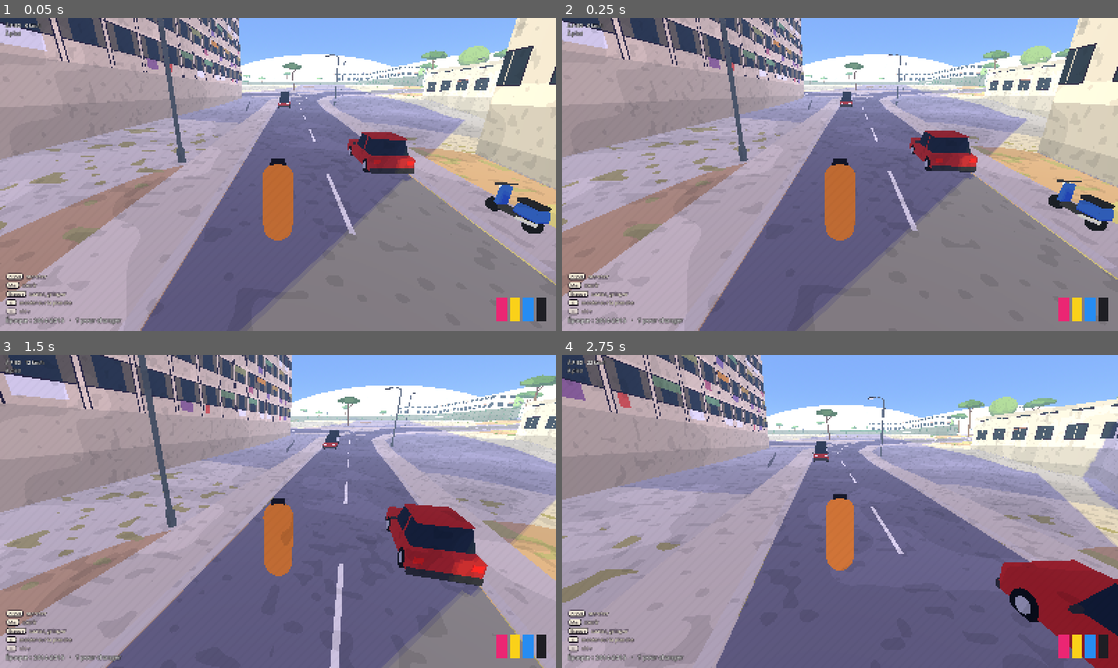
Above: before the commit, frames 1-4 (two rows, left to right).
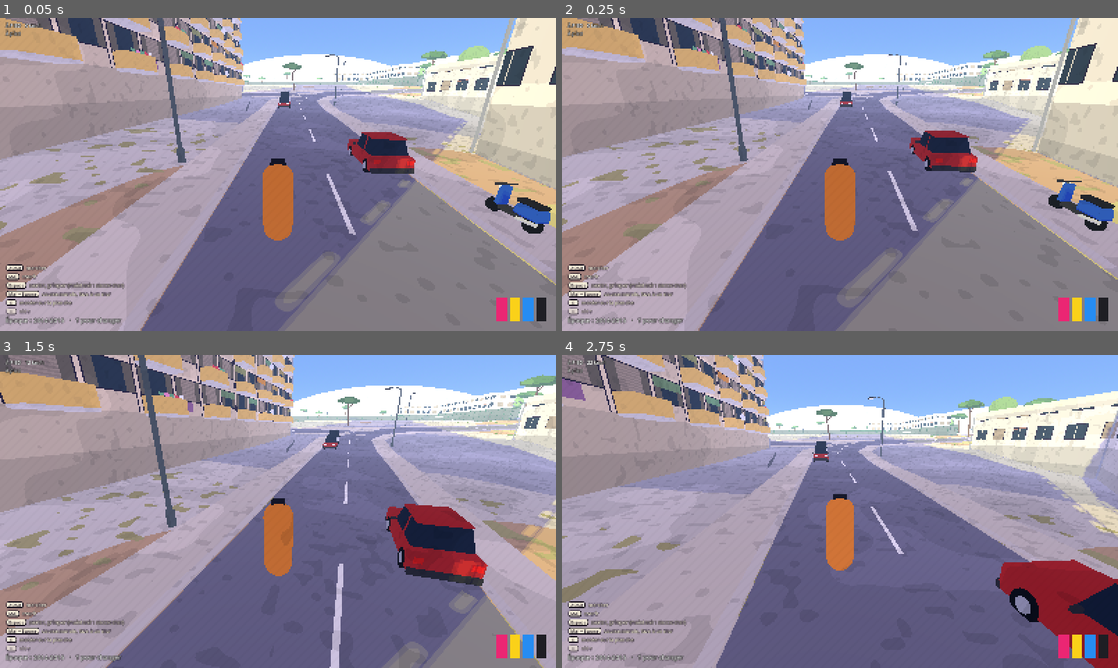
Above: after the commit, the same moments.

Repository: negoatapp-cyber/TRACE
Game: Godot game, scene res://scenes/lauriers.tscn
Two runs of this game, one before a commit and one after it. Both use one fixed random seed, a clock stepped at 60 frames per second and the inputs below.
Inputs (mouse positions are in pixels of both pictures, inside the frame that each line leads up to):
- Up to frame 1 (0.05 s): no input
- Up to frame 2 (0.25 s): no input
- Up to frame 3 (1.5 s): tap Enter (ui_accept) at 0.5 s; move the mouse to (305, 511) at 0.52 s; hold G (graff) 0.53-1.28 s; hold W (move_forward) from 0.53 s (still down); click (305, 511) at 0.67 s; tap Space (jump) at 0.77, 1.07 s; tap V (monter) at 0.8, 1.35 s; move the mouse to (250, 511) at 1.27 s
- Up to frame 4 (2.75 s): keep holding W (move_forward); tap Space (jump) at 1.52, 1.82, 2.3 s; tap Shift (push) at 1.55 s; move the mouse to (851, 505) at 2.02 s; hold Shift (push) from 2.03 s (still down)

The runs differ from the first frame. In frame 1, 6.3% of the frame differs, in the area x 0-93%, y 0-100%; in frame 2, 6.3%; in frame 3, 7.1%, in the area x 0-100%, y 0-100%; in frame 4, 5.3%.

Commit message:
Grimpe des façades : s'accrocher à un rebord, se décaler, bondir au balcon du dessus, se hisser, lâcher ; course murale ; reprise des façades en relief (n°2)
Co-Authored-By: Claude Opus 5.5 <noreply@anthropic.com>
Claude-Session: https://claude.ai/code/session_014E2dCjxvrNHpEzHYuDe4HQ

Diff:
--- a/scripts/aide.gd
+++ b/scripts/aide.gd
@@ -58,6 +58,8 @@
 func contexte() -> String:
 	if graffiti and graffiti.get("_trace") != null:
 		return "trace"
+	if joueur.suspendu:
+		return "suspendu"
 	if joueur.mode == Player.Mode.SKATE:
 		return "skate"
 	if graffiti and graffiti.has_method("_conteneur_proche") and graffiti.call("_conteneur_proche") != null:
@@ -71,13 +73,15 @@
 	match c:
 		"trace":
 			return [["Clic", "peindre (maintenir)"], ["G", "poser le tag"], ["Échap", "laisser tomber"]]
+		"suspendu":
+			return [["Espace", "se hisser, ou bondir au rebord du dessus"], ["Q  D", "se décaler"], ["S", "lâcher"]]
 		"skate":
 			return [["Maj", "pousser"], ["Espace", "ollie (maintenir, relâcher)"], ["J  K", "kickflip, shove-it"], ["L", "grind"], ["E", "planche dans le dos"]]
 		"conteneur":
 			return [["F", "fouiller : bombes pleines"], ["E", "planche"]]
 		"mur":
 			return [["G", "tag à la main (appui bref)"], ["G", "flop, pièce (maintenir)"], ["C", "changer de bombe"]]
-	return [["ZQSD", "marcher"], ["Maj", "courir"], ["Espace", "sauter, grimper"], ["E", "monter sur la planche"]]
+	return [["ZQSD", "marcher"], ["Maj", "courir"], ["Espace", "sauter, grimper (maintenir : s'accrocher)"], ["Maj + Espace", "course murale, face à un mur"], ["E", "monter sur la planche"]]
 
 
 func _remplir(l: Array) -> void:
--- a/scripts/habillage.gd
+++ b/scripts/habillage.gd
@@ -56,6 +56,7 @@
 	_pied_des_cypres()
 	_mobilier(voies, batiments, zones)
 	_habiller_voitures()
+	_facades(batiments)
 	_vieux_murs(batiments)
 
 
@@ -426,6 +427,17 @@
 	_reserver(pied, 4.0)
 
 
+# ───────────────────────── façades en relief et toits ─────────────────────────
+
+func _facades(batiments: Array) -> void:
+	var f := Node3D.new()
+	f.set_script(load("res://scripts/habillage_facades.gd"))
+	f.name = "Facades"
+	f.set("habillage", self)
+	add_child(f)
+	f.call("construire", batiments)
+
+
 # ───────────────────────── vieux graffitis, affiches, effacements ─────────────────────────
 # Le quartier a déjà une histoire : au pied des murs, des tags et des flops d'autres graffeurs
 # (inventés, illisibles), des affiches arrachées, et des rectangles de peinture grise passés par-dessus.
--- /dev/null
+++ b/scripts/habillage_facades.gd
@@ -0,0 +1,292 @@
+extends Node3D
+## TRACE — les façades en relief et les toits (conversation n°2, lot 1).
+## Créé par habillage.gd après la construction du quartier. Pour chaque bâtiment du relevé :
+##  - barres et tours à loggias : un balcon en saillie sur deux, calé sur la grille de fenêtres du shader ;
+##  - tours sans loggias (Cyprès B…) : une dalle d'étage qui dépasse, à chaque niveau ;
+##  - descentes d'eau aux angles, acrotère autour du toit, édicules d'ascenseur, antennes râteau ;
+##  - quelques paraboles et du linge sur les balcons.
+## Tout est dessiné en « multimesh » (un seul objet par type d'élément) pour rester léger, y compris sur mobile.
+## Les balcons des trois premiers niveaux, ceux de quelques « colonnes » et les toits ont une collision :
+## ce sont les prises de la grimpe (groupe « prise »).
+
+const Q := preload("res://scripts/quartier_reel.gd")
+const TOON := preload("res://shaders/bd_toon.gdshader")
+
+## Styles dont la façade porte des loggias, donc des balcons.
+const AVEC_BALCONS := ["barre_lauriers", "barre_renovee", "barre_blanche", "barre_rose", "cypres_barre", "genets_blanc"]
+## Styles « tour » : dalles d'étage apparentes.
+const AVEC_DALLES := ["cypres_tour", "tour_ocre", "tour_grise"]
+const RDC := 3.2              # hauteur du rez-de-chaussée (même valeur que facade.gdshader)
+const BALCON_PROFOND := 1.1   # saillie d'un balcon (m)
+const GARDE_CORPS := 1.0      # hauteur du garde-corps
+const PRISES_BASSES := 3      # niveaux de balcons avec collision partout
+const COLONNE_TOUS_LES := 9   # une colonne de balcons grimpable sur toute la hauteur toutes les N travées
+
+var habillage: Node           # pour h() (hauteur du sol)
+var _paquets := {}            # clé → [mesh, couleur, Array[Transform3D]]
+var _cube := BoxMesh.new()
+var _disque := CylinderMesh.new()
+var _rng := RandomNumberGenerator.new()
+var n_balcons := 0
+var n_prises := 0
+
+
+func construire(batiments: Array) -> void:
+	_cube.size = Vector3.ONE
+	_disque.top_radius = 0.5
+	_disque.bottom_radius = 0.5
+	_disque.height = 1.0
+	_disque.radial_segments = 12
+	_rng.seed = 2014
+	for c in batiments:
+		_batiment(c[1], float(c[2]), c[3], _pts(c[4]))
+	_poser_paquets()
+	print("Façades : %d balcons, %d prises de grimpe" % [n_balcons, n_prises])
+
+
+func h(x: float, z: float) -> float:
+	return habillage.h(x, z)
+
+
+func _batiment(nom: String, hauteur: float, style: String, poly: PackedVector2Array) -> void:
+	if poly.size() > 2 and poly[0].distance_to(poly[poly.size() - 1]) < 0.01:
+		poly.remove_at(poly.size() - 1)
+	if poly.size() < 3:
+		return
+	var s: Array = Q.STYLES.get(style, Q.STYLES["clair"])
+	var mur: Color = s[0]
+	var etage: float = s[3]
+	var travee: float = s[4]
+	var garde: Color = s[5] if s.size() > 5 else mur.darkened(0.12)
+	# Même calcul que quartier_reel.gd : la façade part de l'altitude moyenne des sommets.
+	var moy := 0.0
+	for p in poly:
+		moy += h(p.x, p.y)
+	moy /= poly.size()
+	var toit := moy + hauteur
+	var corps := StaticBody3D.new()
+	corps.name = "Prises_" + nom.validate_node_name()
+	corps.add_to_group("prise")
+	add_child(corps)
+	var niveaux := int(floor((hauteur - RDC - 0.6) / etage))
+	var u := 0.0
+	for k in poly.size():
+		var a := poly[k]
+		var b := poly[(k + 1) % poly.size()]
+		var long := a.distance_to(b)
+		if long < 0.01:
+			continue
+		var d := (b - a) / long
+		var n := _normale_dehors(a, b, poly)
+		if style in AVEC_BALCONS and long >= 8.0:
+			_balcons(corps, a, d, n, u, long, moy, niveaux, etage, travee, garde)
+		elif style in AVEC_DALLES:
+			_dalles(a, b, d, n, long, moy, niveaux, etage, mur.darkened(0.08))
+		if hauteur >= 8.0:
+			_acrotere(corps, a, b, d, n, long, toit, mur.darkened(0.1))
+		u += long
+	if hauteur >= 8.0:
+		_descentes(poly, moy, toit)
+	if hauteur >= 15.0:
+		_edicules(corps, poly, toit, mur.darkened(0.06))
+
+
+## Un balcon sur deux travées : dalle, garde-corps de face et de côté ; parfois une parabole ou du linge.
+func _balcons(corps: StaticBody3D, a: Vector2, d: Vector2, n: Vector2, u0: float, long: float, moy: float, niveaux: int, etage: float, travee: float, garde: Color) -> void:
+	var larg := travee * 0.88
+	var premiere := int(ceil((u0 + 0.4 + larg * 0.5) / travee - 0.5))
+	var derniere := int(floor((u0 + long - 0.4 - larg * 0.5) / travee - 0.5))
+	var base := _base(d, n)
+	for cell in range(premiere, derniere + 1):
+		if cell % 2 != 0:
+			continue  # l'autre travée garde sa loggia en creux (dessinée par le shader)
+		var t := (cell + 0.5) * travee - u0
+		var p := a + d * t
+		var colonne := cell % (COLONNE_TOUS_LES * 2) == 0
+		for k in niveaux:
+			var y := moy + RDC + k * etage
+			var o := Vector3(p.x, y, p.y)
+			_ajouter("dalle", _cube, Color(0.80, 0.78, 0.73), Transform3D(_ech(base, Vector3(larg, 0.16, BALCON_PROFOND)), o + base.z * (BALCON_PROFOND * 0.5) - Vector3.UP * 0.08))
+			_ajouter("garde", _cube, garde, Transform3D(_ech(base, Vector3(larg, GARDE_CORPS, 0.07)), o + base.z * (BALCON_PROFOND - 0.035) + Vector3.UP * GARDE_CORPS * 0.5))
+			for s in [-1.0, 1.0]:
+				_ajouter("garde", _cube, garde, Transform3D(_ech(base, Vector3(0.07, GARDE_CORPS, BALCON_PROFOND)), o + base.x * s * (larg * 0.5 - 0.035) + base.z * (BALCON_PROFOND * 0.5) + Vector3.UP * GARDE_CORPS * 0.5))
+			var r := _rng.randf()
+			if r < 0.12:
+				# Parabole accrochée au garde-corps, tournée vers le sud-est.
+				var pb := Basis(Vector3.UP, deg_to_rad(150)) * Basis(Vector3.RIGHT, deg_to_rad(70))
+				_ajouter("parabole", _disque, Color(0.88, 0.88, 0.86), Transform3D(_ech(pb, Vector3(0.75, 0.05, 0.75)), o + base.z * (BALCON_PROFOND + 0.15) + base.x * (larg * 0.3) + Vector3.UP * (GARDE_CORPS + 0.25)))
+			elif r < 0.30:
+				_linge(o, base, larg)
+			n_balcons += 1
+			# Prises : les premiers niveaux partout, puis toute la hauteur sur les colonnes.
+			if k < PRISES_BASSES or colonne:
+				var cs := CollisionShape3D.new()
+				var sh := BoxShape3D.new()
+				sh.size = Vector3(larg, GARDE_CORPS + 0.16, BALCON_PROFOND)
+				cs.shape = sh
+				cs.transform = Transform3D(base, o + base.z * (BALCON_PROFOND * 0.5) + Vector3.UP * (GARDE_CORPS * 0.5 - 0.08))
+				corps.add_child(cs)
+				n_prises += 1
+
+
+## Du linge sur un fil, au-dessus du garde-corps : quelques rectangles de couleur.
+func _linge(o: Vector3, base: Basis, larg: float) -> void:
+	var teintes := [Color(0.95, 0.95, 0.92), Color(0.85, 0.25, 0.30), Color(0.25, 0.45, 0.80), Color(0.95, 0.80, 0.25), Color(0.40, 0.65, 0.45), Color(0.92, 0.55, 0.70)]
+	var nb := 2 + _rng.randi() % 4
+	for i in nb:
+		var x := -larg * 0.4 + (i + 0.5) * (larg * 0.8 / nb)
+		var hh := _rng.randf_range(0.35, 0.7)
+		_ajouter("linge_%d" % (_rng.randi() % teintes.size()), _cube, Color.WHITE, Transform3D(_ech(base, Vector3(larg * 0.8 / nb * 0.8, hh, 0.02)), o + base.x * x + base.z * (BALCON_PROFOND - 0.05) + Vector3.UP * (GARDE_CORPS + 0.2 - hh * 0.5)), teintes)
+
+
+## Dalles d'étage apparentes sur les tours : un bandeau qui dépasse de 20 cm à chaque niveau.
+func _dalles(a: Vector2, b: Vector2, d: Vector2, n: Vector2, long: float, moy: float, niveaux: int, etage: float, c: Color) -> void:
+	var base := _base(d, n)
+	var m := (a + b) * 0.5
+	for k in niveaux + 1:
+		var y := moy + RDC + k * etage
+		_ajouter("dalle_tour", _cube, c, Transform3D(_ech(base, Vector3(long + 0.4, 0.18, 0.4)), Vector3(m.x, y, m.y)))
+
+
+## Acrotère : le muret qui borde le toit. On peut s'y percher ; il empêche de tomber par mégarde.
+func _acrotere(corps: StaticBody3D, a: Vector2, b: Vector2, d: Vector2, n: Vector2, long: float, toit: float, c: Color) -> void:
+	var base := _base(d, n)
+	var m := (a + b) * 0.5 - n * 0.1
+	var t := Transform3D(_ech(base, Vector3(long + 0.2, 0.75, 0.22)), Vector3(m.x, toit + 0.375, m.y))
+	_ajouter("acrotere", _cube, c, t)
+	var cs := CollisionShape3D.new()
+	var sh := BoxShape3D.new()
+	sh.size = Vector3(long + 0.2, 0.75, 0.22)
+	cs.shape = sh
+	cs.transform = Transform3D(base, t.origin)
+	corps.add_child(cs)
+
+
+## Descentes d'eau pluviale aux angles du bâtiment.
+func _descentes(poly: PackedVector2Array, moy: float, toit: float) -> void:
+	for k in poly.size():
+		var p := poly[k]
+		var avant := poly[(k - 1 + poly.size()) % poly.size()]
+		var apres := poly[(k + 1) % poly.size()]
+		if p.distance_to(avant) < 3.0 or p.distance_to(apres) < 3.0:
+			continue
+		var bis := ((p - avant).normalized() - (apres - p).normalized())
+		if bis.length() < 0.1:
+			continue
+		var out := bis.normalized()
+		if Geometry2D.is_point_in_polygon(p + out * 0.3, poly):
+			out = -out
+		var q := p + out * 0.18
+		var bas := h(q.x, q.y)
+		_ajouter("descente", _cube, Color(0.55, 0.56, 0.58), Transform3D(Basis().scaled(Vector3(0.12, toit - bas, 0.12)), Vector3(q.x, (toit + bas) * 0.5, q.y)))
+
+
+## Édicules d'ascenseur sur les toits (un tous les ~40 m), avec antennes râteau.
+func _edicules(corps: StaticBody3D, poly: PackedVector2Array, toit: float, c: Color) -> void:
+	var places: Array[Vector2] = []
+	for k in poly.size():
+		var a := poly[k]
+		var b := poly[(k + 1) % poly.size()]
+		var long := a.distance_to(b)
+		if long < 12.0:
+			continue
+		var d := (b - a) / long
+		var dedans := -_normale_dehors(a, b, poly)
+		var t := 10.0
+		while t < long - 6.0:
+			var p := a + d * t + dedans * 4.5
+			var libre := Geometry2D.is_point_in_polygon(p, poly)
+			for q in places:
+				if q.distance_to(p) < 25.0:
+					libre = false
+			if libre:
+				places.append(p)
+			t += 40.0
+	if places.is_empty():
+		var cen := Vector2.ZERO
+		for p in poly:
+			cen += p
+		cen /= poly.size()
+		if Geometry2D.is_point_in_polygon(cen, poly):
+			places.append(cen)
+	for p in places:
+		var taille := Vector3(3.4, 2.6, 3.4)
+		var o := Vector3(p.x, toit + taille.y * 0.5, p.y)
+		_ajouter("edicule", _cube, c, Transform3D(Basis().scaled(taille), o))
+		_ajouter("edicule_toit", _cube, c.darkened(0.25), Transform3D(Basis().scaled(Vector3(3.6, 0.12, 3.6)), o + Vector3.UP * (taille.y * 0.5 + 0.06)))
+		_ajouter("porte", _cube, Color(0.35, 0.36, 0.38), Transform3D(Basis().scaled(Vector3(0.9, 2.0, 0.04)), o + Vector3(0, -0.3, taille.z * 0.5 + 0.02)))
+		var cs := CollisionShape3D.new()
+		var sh := BoxShape3D.new()
+		sh.size = taille
+		cs.shape = sh
+		cs.position = o
+		corps.add_child(cs)
+		# Antenne râteau : un mât et trois barres.
+		if _rng.randf() < 0.8:
+			var m := o + Vector3(_rng.randf_range(-1.0, 1.0), taille.y * 0.5, _rng.randf_range(-1.0, 1.0))
+			_ajouter("antenne", _cube, Color(0.45, 0.46, 0.48), Transform3D(Basis().scaled(Vector3(0.06, 3.2, 0.06)), m + Vector3.UP * 1.6))
+			var rot := Basis(Vector3.UP, _rng.randf() * TAU)
+			for i in 3:
+				_ajouter("antenne", _cube, Color(0.45, 0.46, 0.48), Transform3D(_ech(rot, Vector3(1.4 - i * 0.3, 0.04, 0.04)), m + Vector3.UP * (2.2 + i * 0.4)))
+
+
+# ───────────────────────── briques ─────────────────────────
+
+## Mise à l'échelle dans le repère de l'objet (largeur, hauteur, profondeur).
+func _ech(b: Basis, e: Vector3) -> Basis:
+	return b * Basis.from_scale(e)
+
+
+## Repère d'un mur : x le long du mur, y vers le haut, z vers l'extérieur.
+func _base(d: Vector2, n: Vector2) -> Basis:
+	var z := Vector3(n.x, 0, n.y).normalized()
+	return Basis(Vector3.UP.cross(z), Vector3.UP, z)
+
+
+func _normale_dehors(a: Vector2, b: Vector2, poly: PackedVector2Array) -> Vector2:
+	var d := (b - a).normalized()
+	var nrm := Vector2(d.y, -d.x)
+	if Geometry2D.is_point_in_polygon((a + b) * 0.5 + nrm * 0.3, poly):
+		nrm = -nrm
+	return nrm
+
+
+func _ajouter(cle: String, mesh: Mesh, c: Color, t: Transform3D, teintes := []) -> void:
+	if not _paquets.has(cle):
+		var couleur := c
+		if cle.begins_with("linge_"):
+			couleur = teintes[int(cle.get_slice("_", 1))]
+		_paquets[cle] = [mesh, couleur, []]
+	(_paquets[cle][2] as Array).append(t)
+
+
+## Un MultiMeshInstance3D par type d'élément, avec le matériau BD.
+func _poser_paquets() -> void:
+	for cle in _paquets:
+		var p: Array = _paquets[cle]
+		var liste: Array = p[2]
+		var mm := MultiMesh.new()
+		mm.transform_format = MultiMesh.TRANSFORM_3D
+		mm.mesh = p[0]
+		mm.instance_count = liste.size()
+		for i in liste.size():
+			mm.set_instance_transform(i, liste[i])
+		var mi := MultiMeshInstance3D.new()
+		mi.multimesh = mm
+		var m := ShaderMaterial.new()
+		m.shader = TOON
+		m.set_shader_parameter("couleur", p[1])
+		m.set_shader_parameter("grain", 0.5)
+		mi.material_override = m
+		mi.name = "Facades_" + cle
+		if cle.begins_with("linge") or cle == "antenne" or cle == "parabole":
+			mi.cast_shadow = GeometryInstance3D.SHADOW_CASTING_SETTING_OFF
+		add_child(mi)
+
+
+func _pts(s: String) -> PackedVector2Array:
+	var out := PackedVector2Array()
+	for p in s.split(" ", false):
+		var xy := p.split(",")
+		out.append(Vector2(float(xy[0]), float(xy[1])))
+	return out
--- a/scripts/personnage.gd
+++ b/scripts/personnage.gd
@@ -245,6 +245,8 @@
 		return _joueur.transition
 	if _joueur._mantling:
 		return "grimpe"
+	if _joueur.suspendu:
+		return "suspendu"
 	if _joueur.mode == Player.Mode.WALK and (_tenue_bombe() > 0.0 or _trace_en_cours() != null):
 		return "bombe"
 	if _joueur.mode == Player.Mode.SKATE:
@@ -281,7 +283,7 @@
 			_sur_planche(c)
 		"chute":
 			_chute(c)
-		"grimpe":
+		"grimpe", "suspendu":
 			_grimpe(c)
 		"bombe":
 			_geste_bombe(c)
@@ -414,10 +416,11 @@
 	c.bas = 1.0
 	c.fondu = 0.06
 	c.vif = 30.0
-	var t: float = _joueur._m_t
+	var pendu: bool = _joueur.suspendu
+	var t: float = 0.0 if pendu else _joueur._m_t
 	var ry: float = _joueur.visual.rotation.y
 	var avant := Vector3(-sin(ry), 0.0, -cos(ry))
-	var rebord: Vector3 = _joueur._m_to - avant * 0.12
+	var rebord: Vector3 = _joueur._rebord if pendu else _joueur._m_to - avant * 0.12
 	var inv := squelette.global_transform.affine_inverse()
 	for cote in ["Left", "Right"]:
 		var epaule := pose.origine_repos(cote + "Arm")
@@ -432,6 +435,13 @@
 			c.bd = bras
 	c.buste = Vector3(0.15 + 0.35 * t, 0, 0)
 	c.tete = Vector3(-0.3 * (1.0 - t), 0, 0)
+	if pendu:
+		# suspendu : jambes qui pendent, un peu fléchies, le buste contre le mur
+		c.buste = Vector3(0.05, 0, 0)
+		c.tete = Vector3(-0.35, 0, 0)
+		c.jg = [Vector3(0.06, -1, 0.12), Vector3(0.04, -1, -0.2)]
+		c.jd = [Vector3(-0.06, -1, 0.05), Vector3(-0.04, -1, -0.25)]
+		return
 	# un genou monte pour prendre appui
 	c.jg = [Vector3(0.05, -0.55, 0.8), Vector3(0.03, -1, 0.05)]
 	c.jd = [Vector3(-0.03, -1, -0.15), Vector3(-0.02, -1, -0.25)]
--- a/scripts/player_controller.gd
+++ b/scripts/player_controller.gd
@@ -25,6 +25,18 @@
 var spawn_position := Vector3.ZERO
 var climbs := 0                     ## nombre de rétablissements (pour le carnet de session)
 var _mantling := false
+## Suspendu à un rebord trop haut pour se hisser d'un coup (balcon, muret de toit, prise) :
+## on s'y accroche en sautant (Espace maintenu), on se décale (Q/D), on monte (Espace), on lâche (S).
+var suspendu := false
+var accroches := 0                  ## nombre de fois où il s'est accroché (tests, carnet)
+var _rebord := Vector3.ZERO         ## point du bord sous les mains
+var _rebord_n := Vector3.ZERO       ## normale du mur, vers Loums
+var _bond_t := -1.0                 ## bond vers le rebord du dessus en cours (0 → 1), -1 sinon
+var _bond_de := Vector3.ZERO
+var _bond_vers := Vector3.ZERO
+const BOND_MAX := 3.1               ## un étage de balcon en balcon (2,8 m) et un peu de marge
+const ACCROCHE_MAX := 3.0           ## hauteur max du bord au-dessus des pieds (au moment où on l'attrape)
+const SOUS_LES_MAINS := 2.05        ## des pieds aux mains, bras tendus
 var _m_t := 0.0
 var _m_dur := 0.4
 var _m_from := Vector3.ZERO
@@ -107,6 +119,9 @@
 	if _mantling:
 		_mantle_step(delta)
 		return
+	if suspendu:
+		_suspendu_step(delta)
+		return
 
 	match mode:
 		Mode.WALK:
@@ -170,12 +185,16 @@
 	if not is_on_floor():
 		velocity.y -= _gravity * delta
 		# En l'air, saut maintenu face à un rebord : on s'y accroche.
-		if Input.is_action_pressed("jump") and velocity.y < 2.0 and _try_mantle():
+		if Input.is_action_pressed("jump") and velocity.y < 2.0 and (_try_mantle() or _try_accrocher()):
 			return
 	elif Input.is_action_just_pressed("jump"):
 		if _try_mantle():
 			return
 		velocity.y = jump_velocity
+		# Course murale (Sleeping Dogs) : en courant droit sur un mur, on prend appui dessus et on monte plus haut.
+		if Input.is_action_pressed("push") and Vector2(velocity.x, velocity.z).length() > 4.0 and _mur_proche(2.4):
+			velocity.y = jump_velocity * 1.55
+			skate.last_event = "Course murale"
 	var target := dir * (run_speed if Input.is_action_pressed("push") else walk_speed)
 	velocity.x = move_toward(velocity.x, target.x, walk_accel * delta)
 	velocity.z = move_toward(velocity.z, target.z, walk_accel * delta)
@@ -224,6 +243,121 @@
 	return true
 
 
+## Le dessus d'un bord devant soi, cherché de haut en bas : {} s'il n'y en a pas.
+func _bord_devant(depuis: Vector3, fwd: Vector3, bas: float, haut: float) -> Dictionary:
+	var space := get_world_3d().direct_space_state
+	var mur := {}
+	for hgt in [bas, (bas + haut) * 0.5, haut - 0.2]:
+		var q := PhysicsRayQueryParameters3D.create(depuis + Vector3.UP * hgt, depuis + Vector3.UP * hgt + fwd * 0.9)
+		q.exclude = [get_rid()]
+		mur = space.intersect_ray(q)
+		if not mur.is_empty() and absf(mur.normal.y) < 0.4:
+			break
+		mur = {}
+	if mur.is_empty():
+		return {}
+	var n: Vector3 = mur.normal
+	n.y = 0.0
+	n = n.normalized()
+	var dessus: Vector3 = mur.position - n * 0.12
+	var q2 := PhysicsRayQueryParameters3D.create(Vector3(dessus.x, depuis.y + haut + 0.3, dessus.z), Vector3(dessus.x, depuis.y + bas - 0.2, dessus.z))
+	q2.exclude = [get_rid()]
+	var d := space.intersect_ray(q2)
+	if d.is_empty() or d.normal.y < 0.7:
+		return {}
+	return {"haut": d.position.y, "point": Vector3(mur.position.x, d.position.y, mur.position.z), "n": n}
+
+
+func _mur_proche(dist: float) -> bool:
+	var ry := visual.rotation.y
+	var fwd := Vector3(-sin(ry), 0.0, -cos(ry))
+	var q := PhysicsRayQueryParameters3D.create(global_position + Vector3.UP * 1.0, global_position + Vector3.UP * 1.0 + fwd * dist)
+	q.exclude = [get_rid()]
+	var hit := get_world_3d().direct_space_state.intersect_ray(q)
+	return not hit.is_empty() and absf(hit.normal.y) < 0.4
+
+
+## En l'air, Espace maintenu, face à un bord trop haut pour se hisser : on s'y accroche.
+func _try_accrocher() -> bool:
+	var ry := visual.rotation.y
+	var fwd := Vector3(-sin(ry), 0.0, -cos(ry))
+	# aussi un peu en arrière : sous un balcon en surplomb, on attrape son bord avant
+	var b := {}
+	for recul in [0.0, 0.6, 1.2]:
+		b = _bord_devant(global_position - fwd * recul, fwd, mantle_reach * 0.6, ACCROCHE_MAX)
+		if not b.is_empty():
+			break
+	if b.is_empty():
+		return false
+	var rise: float = b.haut - global_position.y
+	if rise <= mantle_reach - 0.1 or rise > ACCROCHE_MAX:
+		return false
+	_accrocher(b.point, b.n)
+	return true
+
+
+func _accrocher(point: Vector3, n: Vector3) -> void:
+	suspendu = true
+	_rebord = point
+	_rebord_n = n
+	velocity = Vector3.ZERO
+	visual.rotation.y = atan2(n.x, n.z)
+	global_position = point + n * 0.32 - Vector3.UP * SOUS_LES_MAINS
+	accroches += 1
+	skate.last_event = "Accroché"
+
+
+## Suspendu : Q/D se décalent le long du bord (s'il continue), Espace hisse, S lâche.
+func _suspendu_step(delta: float) -> void:
+	velocity = Vector3.ZERO
+	if _bond_t >= 0.0:
+		_bond_t = minf(_bond_t + delta / 0.45, 1.0)
+		var k := _bond_t * _bond_t * (3.0 - 2.0 * _bond_t)
+		global_position = _bond_de.lerp(_bond_vers, k) + _rebord_n * sin(_bond_t * PI) * 0.15
+		if _bond_t >= 1.0:
+			_bond_t = -1.0
+		return
+	var input := Input.get_vector("move_left", "move_right", "move_forward", "move_back")
+	if Input.is_action_just_pressed("jump"):
+		# se hisser : il faut la place de tenir debout là-haut
+		var space := get_world_3d().direct_space_state
+		var haut := _rebord - _rebord_n * 0.35
+		var q := PhysicsRayQueryParameters3D.create(haut + Vector3.UP * 0.15, haut + Vector3.UP * 1.8)
+		q.exclude = [get_rid()]
+		if space.intersect_ray(q).is_empty():
+			suspendu = false
+			_mantling = true
+			_m_t = 0.0
+			_m_dur = 0.75
+			_m_from = global_position
+			_m_to = haut + Vector3.UP * 0.05
+			climbs += 1
+			skate.last_event = "Grimpe"
+			return
+		# pas la place de se hisser : un rebord plus haut ? on bondit pour l'attraper (Getting Up)
+		var b := _bord_devant(global_position, -_rebord_n, SOUS_LES_MAINS + 0.5, SOUS_LES_MAINS + BOND_MAX)
+		if not b.is_empty() and b.haut - _rebord.y > 0.4:
+			_rebord = b.point
+			_bond_de = global_position
+			_bond_vers = b.point + _rebord_n * 0.32 - Vector3.UP * SOUS_LES_MAINS
+			_bond_t = 0.0
+			climbs += 1
+			skate.last_event = "Bond"
+			return
+	if input.y > 0.6:
+		suspendu = false   # on lâche
+		global_position += _rebord_n * 0.15
+		skate.last_event = "Lâche"
+		return
+	if absf(input.x) > 0.2:
+		var long := Vector3.UP.cross(_rebord_n).normalized()   # vers la droite de Loums, face au mur
+		var pas := long * signf(input.x) * 1.1 * delta
+		var b := _bord_devant(global_position + pas + _rebord_n * 0.0, -_rebord_n, SOUS_LES_MAINS - 0.5, SOUS_LES_MAINS + 0.35)
+		if not b.is_empty() and absf(b.haut - _rebord.y) < 0.2:
+			_rebord = b.point
+			global_position = b.point + _rebord_n * 0.32 - Vector3.UP * SOUS_LES_MAINS
+
+
 func _mantle_step(delta: float) -> void:
 	_m_t = minf(_m_t + delta / _m_dur, 1.0)
 	# On monte d'abord, on avance ensuite.
@@ -352,6 +486,8 @@
 	velocity = Vector3.ZERO
 	skate.grinding = false
 	_mantling = false
+	suspendu = false
+	_bond_t = -1.0
 	skate.speed = 0.0
 	_set_mode(Mode.WALK)
 
--- a/shaders/facade.gdshader
+++ b/shaders/facade.gdshader
@@ -18,6 +18,7 @@
 uniform float rdc = 3.2;
 uniform float loggias = 0.0;
 uniform float vie = 0.35;
+uniform vec3 persienne : source_color = vec3(0.62, 0.55, 0.46);
 // Bandes de couleur (Cyprès) : angles peints sur `bande_largeur` m, murs courts (< `pignon_max` m) entièrement peints.
 uniform vec3 bande : source_color = vec3(0.84, 0.46, 0.28);
 uniform float bande_largeur = 0.0;
@@ -77,6 +78,7 @@
 				} else {
 					col = mc * 0.42;
 					if (f.x > 0.25 && f.x < 0.75) col = vitre;
+					if (f.x > 0.25 && f.x < 0.75 && h21(cell * 2.3 + 1.0) > 0.8) col = persienne * (0.9 + 0.1 * step(0.5, fract(f.y * 18.0)));
 					if (r > 0.82 && f.y > 0.7) col = mix(vec3(0.8, 0.5, 0.2), vec3(0.3, 0.55, 0.4), r2);
 				}
 			} else {
@@ -88,6 +90,8 @@
 					rough = 0.25;
 					if (r < vie && f.y > 0.3 + 0.5 * r2) col = mix(vec3(0.75, 0.72, 0.65), vec3(0.5, 0.3, 0.25), r2);
 					if (abs(f.x - 0.5) < 0.012) col = mc * 0.9;
+					// Persiennes fermées, au hasard d'un logement à l'autre (lames horizontales).
+					if (h21(cell * 2.3 + 1.0) > 0.78) col = persienne * (0.9 + 0.1 * step(0.5, fract(f.y * 18.0)));
 				}
 			}
 		} else {
Not shown, changed: .tools/capture.gd
Not shown, added: .tools/verify_suspendu.gd
Not shown, added: scripts/habillage_facades.gd.uid
